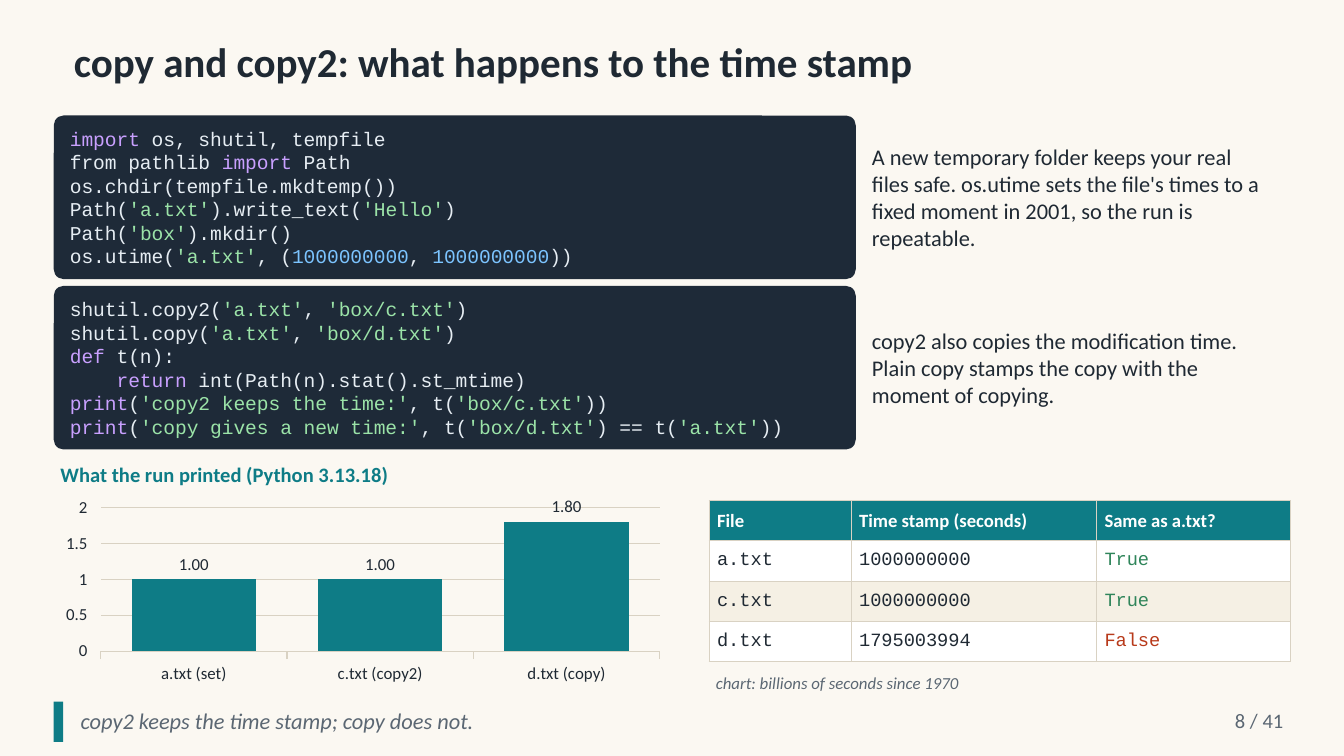
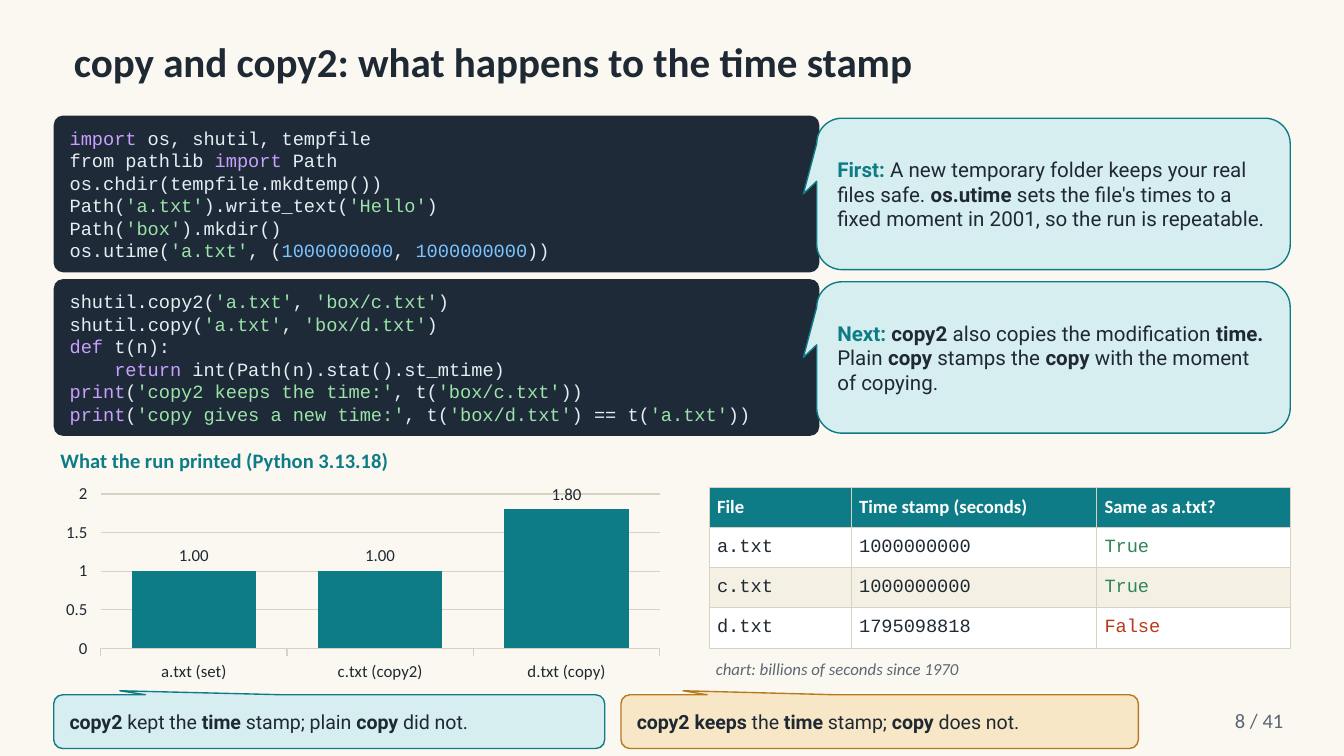
Before and after one commit to altunelyusuf/AdvancedProgrammingWithPython, a slide deck: slide 8 of 03-materials/ch11/SEN0414_Ch11_OrganizingFiles_3e_v3_0_0.pptx. Drawn at 1344x756 pixels with LibreOffice and Linux fonts; fonts in the diff are those of the drawing. Boxes give left, top, right and bottom in pixels: in the first picture for what was removed or moved away, otherwise in the second. Text is boxed around its words. In the diff, an @@ line names an element or a change of style, - is before the commit and + after.

```diff
--- a/03-materials/ch11/SEN0414_Ch11_OrganizingFiles_3e_v3_0_0.pptx
+++ b/03-materials/ch11/SEN0414_Ch11_OrganizingFiles_3e_v3_0_0.pptx
@@ rounded rectangle "import os, shutil, tempfile": place and size @@
-rounded rectangle "import os, shutil, tempfile" at <box>54,116,856,280</box>
+rounded rectangle "import os, shutil, tempfile" at <box>54,116,820,273</box>
@@ rounded rectangle "import os, shutil, tempfile" at <box>54,116,820,273</box>: size 10.5 to 10 pt @@
@@ rounded speech box "First: A new temporary folder ...": place and size @@
-rounded speech box "First: A new temporary folder ..." at <box>872,149,1259,250</box>
+rounded speech box "First: A new temporary folder ..." at <box>817,118,1290,270</box>
@@ rounded speech box "First: A new temporary folder ..." at <box>817,118,1290,270</box>: fill none to #D7EEF0; outline none to #0E7C86 0.75 pt @@
@@ text in rounded speech box at <box>837,161,1264,230</box>: text changed; size 12 to 11 pt; font Calibri to Roboto @@
-A new temporary folder keeps your real files safe. os.utime sets the file's times to a fixed moment in 2001, so the run is repeatable.
+First: A new temporary folder keeps your real files safe. os.utime sets the file's times to a fixed moment in 2001, so the run is repeatable.
@@ rounded rectangle "shutil.copy2('a.txt', 'box/c.txt')" at <box>54,280,820,437</box>: size 10.5 to 10 pt @@
@@ rounded rectangle "shutil.copy2('a.txt', 'box/c.txt')": place and size @@
-rounded rectangle "shutil.copy2('a.txt', 'box/c.txt')" at <box>54,286,856,450</box>
+rounded rectangle "shutil.copy2('a.txt', 'box/c.txt')" at <box>54,280,820,437</box>
@@ rounded speech box "Next: copy2 also copies the ..." at <box>817,282,1290,434</box>: fill none to #D7EEF0; outline none to #0E7C86 0.75 pt @@
@@ rounded speech box "Next: copy2 also copies the ...": place and size @@
-rounded speech box "Next: copy2 also copies the ..." at <box>872,333,1237,407</box>
+rounded speech box "Next: copy2 also copies the ..." at <box>817,282,1290,434</box>
@@ text in rounded speech box at <box>837,325,1263,395</box>: text changed; size 12 to 11 pt; font Calibri to Roboto @@
-copy2 also copies the modification time. Plain copy stamps the copy with the moment of copying.
+Next: copy2 also copies the modification time. Plain copy stamps the copy with the moment of copying.
@@ column chart: place and size @@
-column chart at <box>54,493,672,688</box>
+column chart at <box>54,480,672,685</box>
@@ 2 texts, 1 table: place and size @@
-2 texts, 1 table at <box>60,467,1292,691</box>
+2 texts, 1 table at <box>60,453,1292,677</box>
@@ table at <box>710,487,1292,648</box> @@
-row 4, column 2: 1795003994
+row 4, column 2: 1795098818
@@ rectangle removed at <box>54,702,63,742</box> @@
@@ rounded speech box added at <box>54,695,605,749</box>, fill #D7EEF0, outline #0E7C86 0.75 pt, 10.5 pt, text #1F2933 @@
+copy2 kept the time stamp; plain copy did not.
@@ rounded speech box "copy2 keeps the time stamp; ...": place and size @@
-rounded speech box "copy2 keeps the time stamp; ..." at <box>81,713,473,733</box>
+rounded speech box "copy2 keeps the time stamp; ..." at <box>621,695,1138,749</box>
@@ rounded speech box "copy2 keeps the time stamp; ..." at <box>621,695,1138,749</box>: size 12 to 10.5 pt, font Calibri to Roboto, text colour #5B6773 to #1F2933, italic off; bold on in "copy2 keeps time copy"; fill none to #F8E7C6; outline none to #B7791F 0.75 pt @@
```
Also in this commit, not shown: 30 other slides changed, 18 other files.
